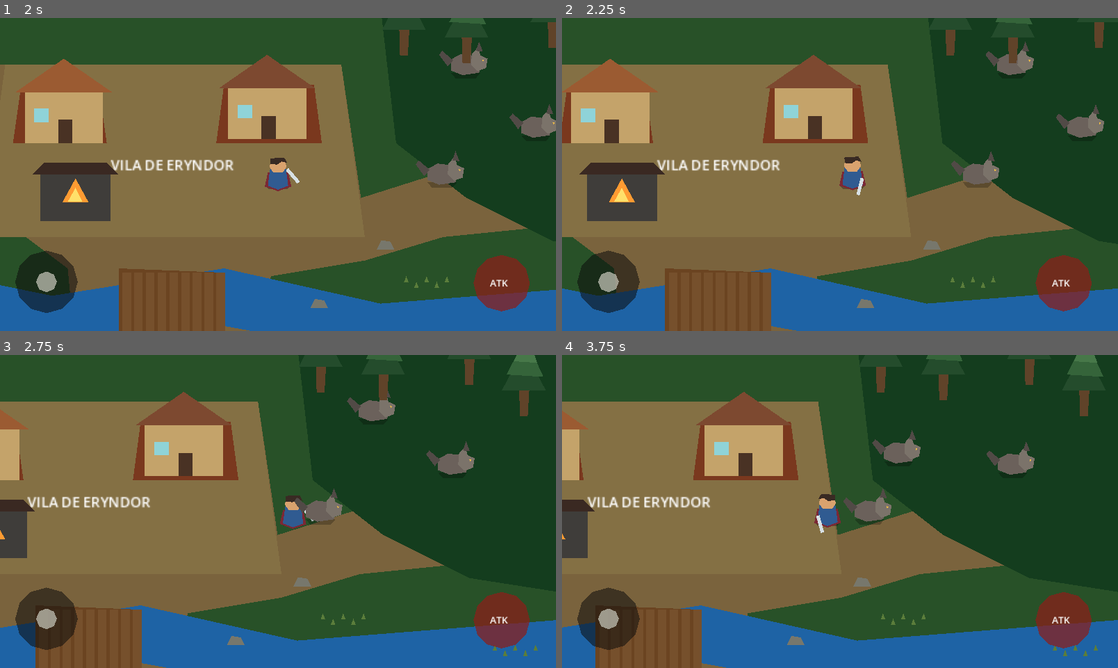
Above: before the commit, frames 1-4 (two rows, left to right).
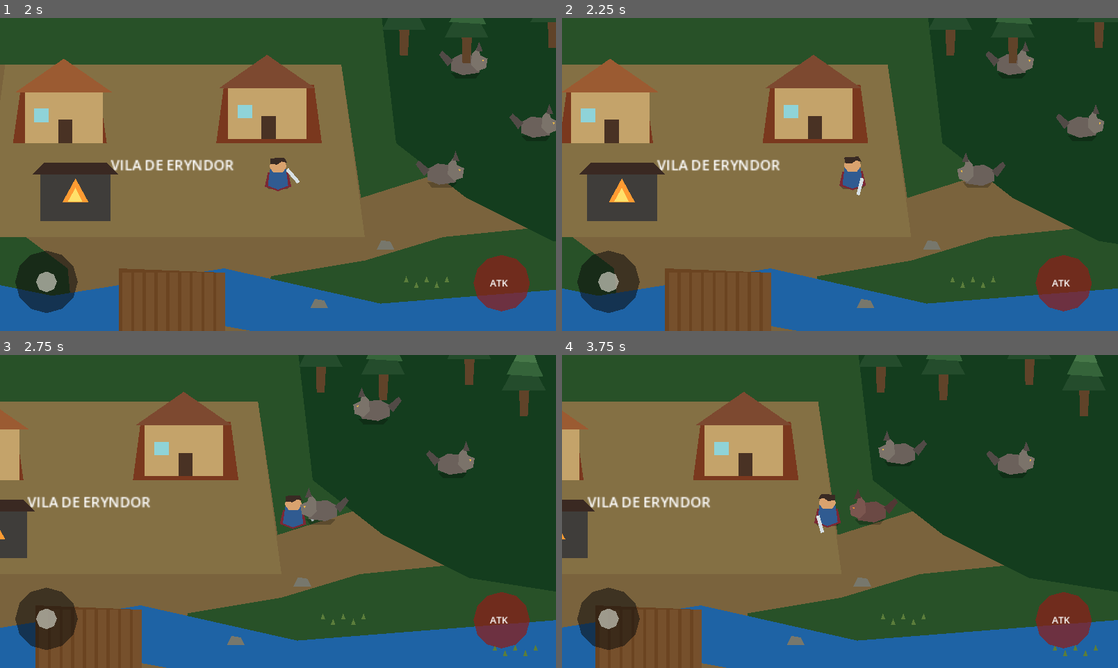
Above: after the commit, the same moments.

Repository: Surgaj/Aervalon
Game: Godot game, scene res://scenes/world/eryndor.tscn
The game is run twice, just before and just after one commit, with the same random seed, the same clock (stepped at 60 frames per second) and the same inputs.
Inputs (mouse positions are in pixels of both pictures, inside the frame that each line leads up to):
- Up to frame 1 (2 s): tap Enter at 0.5 s; move the mouse to (400, 158) at 0.52 s; hold D (move_right) 0.53-1.25 s; tap Space (attack) at 0.6 s; click (400, 158) at 0.67 s; drag from (166, 190) to (322, 174) at 1.27 s
- Up to frame 2 (2.25 s): move the mouse to (895, 105) at 2.02 s; hold D (move_right) from 2.03 s (still down); tap Space (attack) at 2.1 s
- Up to frame 3 (2.75 s): keep holding D (move_right)
- Up to frame 4 (3.75 s): release D (move_right) at 2.75 s; drag from (812, 574) to (673, 464) at 2.77 s; move the mouse to (1006, 558) at 3.52 s; hold A (move_left) from 3.53 s (still down); tap Space (attack) at 3.6 s

Frame 1 is identical in both runs. In frame 2, 0.2% of the frame differs, in the area x 70-80%, y 42-54%; in frame 3, 0.5%; in frame 4, 0.6%, in the area x 50-66%, y 24-54%.
Error before the commit: Invalid access to property or key 'position' on a base object of type 'null instance'. (res://scripts/enemy.gd:17)

Commit message:
feat: animated wolf rig

Diff:
--- a/scenes/actors/wolf.tscn
+++ b/scenes/actors/wolf.tscn
@@ -1,28 +1,29 @@
 [gd_scene load_steps=3 format=3]
 [ext_resource path="res://scripts/enemy.gd" type="Script" id="1"]
 [sub_resource type="CircleShape2D" id="Shape"]
-radius = 14.0
-[node name="Wolf" type="CharacterBody2D"]
-collision_layer = 4
-collision_mask = 1
-script = ExtResource("1")
+radius=14.0
+[node name="Wolf" type="CharacterBody2D" groups=["enemy"]]
+collision_layer=4
+collision_mask=1
+script=ExtResource("1")
 [node name="Shadow" type="Polygon2D" parent="."]
-polygon = PackedVector2Array(-20,10,18,10,12,17,-14,17)
-color = Color(0,0,0,0.25)
-[node name="Body" type="Polygon2D" parent="."]
-polygon = PackedVector2Array(-20,-7,-7,-14,10,-12,21,-3,16,10,-5,13,-20,7)
-color = Color(0.420,0.384,0.357,1)
-[node name="Head" type="Polygon2D" parent="."]
-polygon = PackedVector2Array(7,-14,15,-23,18,-12,27,-8,25,4,14,8,6,0)
-color = Color(0.486,0.451,0.416,1)
-[node name="Ear" type="Polygon2D" parent="."]
-polygon = PackedVector2Array(12,-18,16,-30,21,-17)
-color = Color(0.318,0.294,0.278,1)
-[node name="Tail" type="Polygon2D" parent="."]
-polygon = PackedVector2Array(-17,-6,-31,-18,-35,-13,-24,2)
-color = Color(0.318,0.294,0.278,1)
-[node name="Eye" type="Polygon2D" parent="."]
-polygon = PackedVector2Array(20,-7,23,-6,21,-4)
-color = Color(0.910,0.722,0.290,1)
+polygon=PackedVector2Array(-20,10,18,10,12,17,-14,17)
+color=Color(0,0,0,0.25)
+[node name="Visual" type="Node2D" parent="."]
+[node name="Body" type="Polygon2D" parent="Visual"]
+polygon=PackedVector2Array(-20,-7,-7,-14,10,-12,21,-3,16,10,-5,13,-20,7)
+color=Color(0.42,0.384,0.357,1)
+[node name="Head" type="Polygon2D" parent="Visual"]
+polygon=PackedVector2Array(7,-14,15,-23,18,-12,27,-8,25,4,14,8,6,0)
+color=Color(0.486,0.451,0.416,1)
+[node name="Ear" type="Polygon2D" parent="Visual"]
+polygon=PackedVector2Array(12,-18,16,-30,21,-17)
+color=Color(0.318,0.294,0.278,1)
+[node name="Tail" type="Polygon2D" parent="Visual"]
+polygon=PackedVector2Array(-17,-6,-31,-18,-35,-13,-24,2)
+color=Color(0.318,0.294,0.278,1)
+[node name="Eye" type="Polygon2D" parent="Visual"]
+polygon=PackedVector2Array(20,-7,23,-6,21,-4)
+color=Color(0.91,0.722,0.29,1)
 [node name="CollisionShape2D" type="CollisionShape2D" parent="."]
-shape = SubResource("Shape")
+shape=SubResource("Shape")
